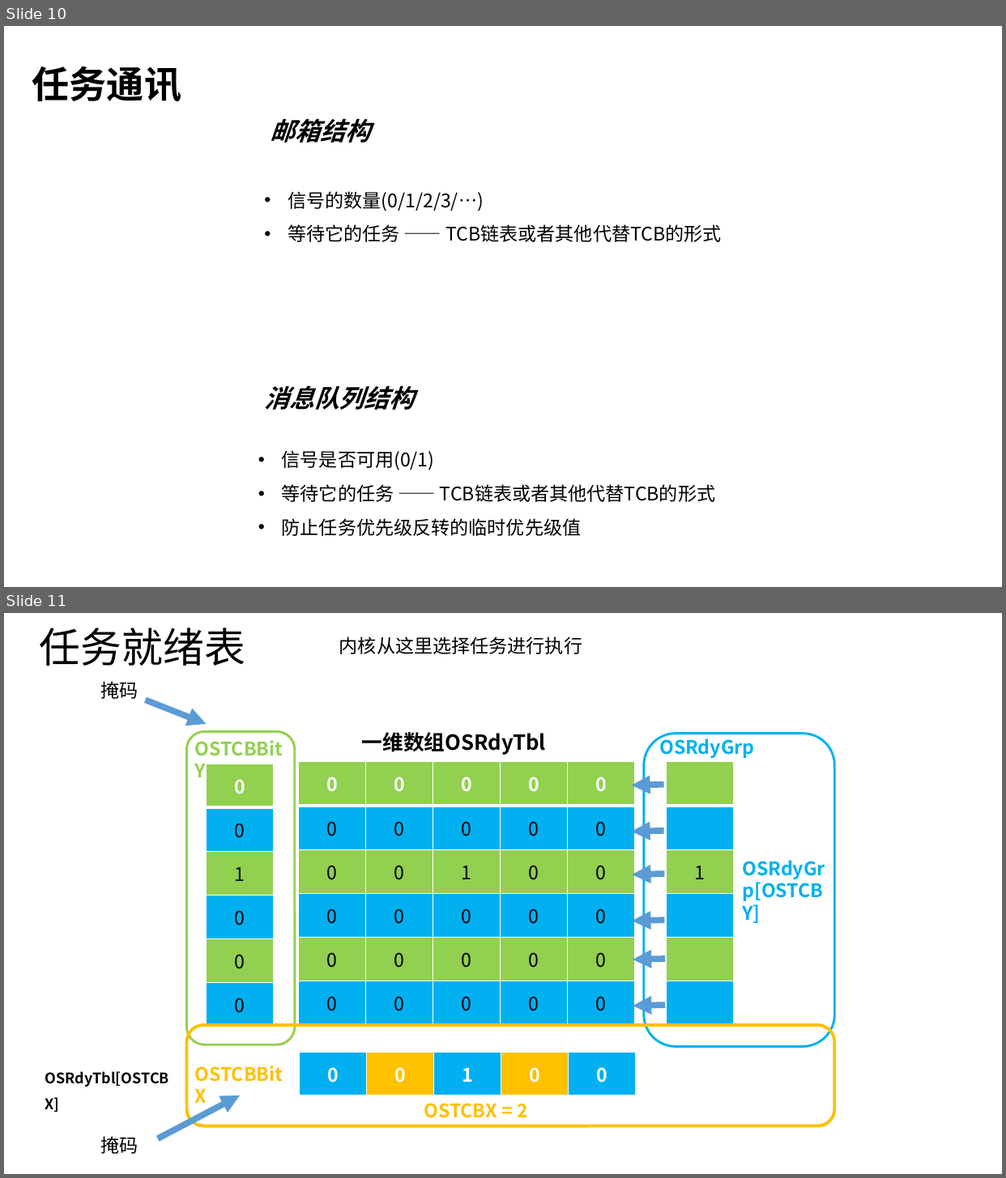
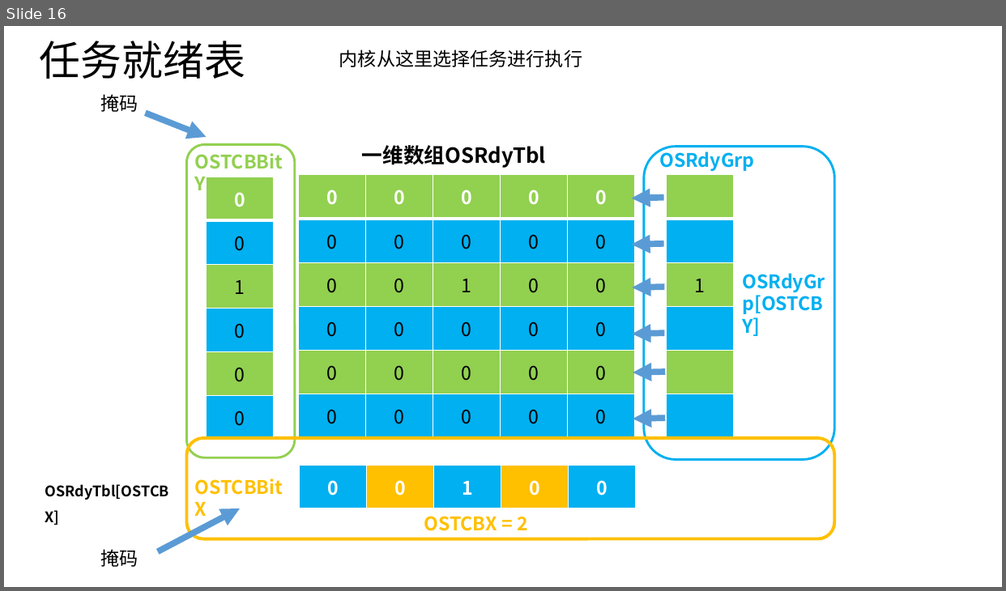
Before and after one commit to linghuix/UcosII-embedded-system, a slide deck: image/1.UCOS分析与深入解读.pptx. Shown one above the other, each under a label of ours: slides 10 and 11 before the commit, slide 16 after it. The pictures are 1006x1178 and 1006x591 pixels, drawn with LibreOffice and Linux fonts; fonts in the diff are those of the drawing. Boxes give left, top, right and bottom in pixels: in the first picture for what was removed or moved away, otherwise in the second. Text is boxed around its words. In the diff, an @@ line names an element or a change of style, - is before the commit and + after.

```diff
--- a/image/1.UCOS分析与深入解读.pptx
+++ b/image/1.UCOS分析与深入解读.pptx
@@ slide 10 removed at (4,26,1002,587), background #FFFFFF @@
@@ text removed at (32,66,182,101) @@
-任务通讯
@@ title removed at (270,118,370,143) @@
-邮箱结构
@@ text removed at (288,191,721,242) @@
-• 信号的数量(0/1/2/3/…)
-• 等待它的任务 —— TCB链表或者其他代替TCB的形式
@@ text removed at (264,386,414,410) @@
-消息队列结构
@@ text removed at (282,450,715,536) @@
-• 信号是否可用(0/1)
-• 等待它的任务 —— TCB链表或者其他代替TCB的形式
-• 防止任务优先级反转的临时优先级值
@@ what was slide 11 is now slide 16 @@
```
Also in this commit, not shown: 2 slides changed, 6 slides added, 5 other files.
